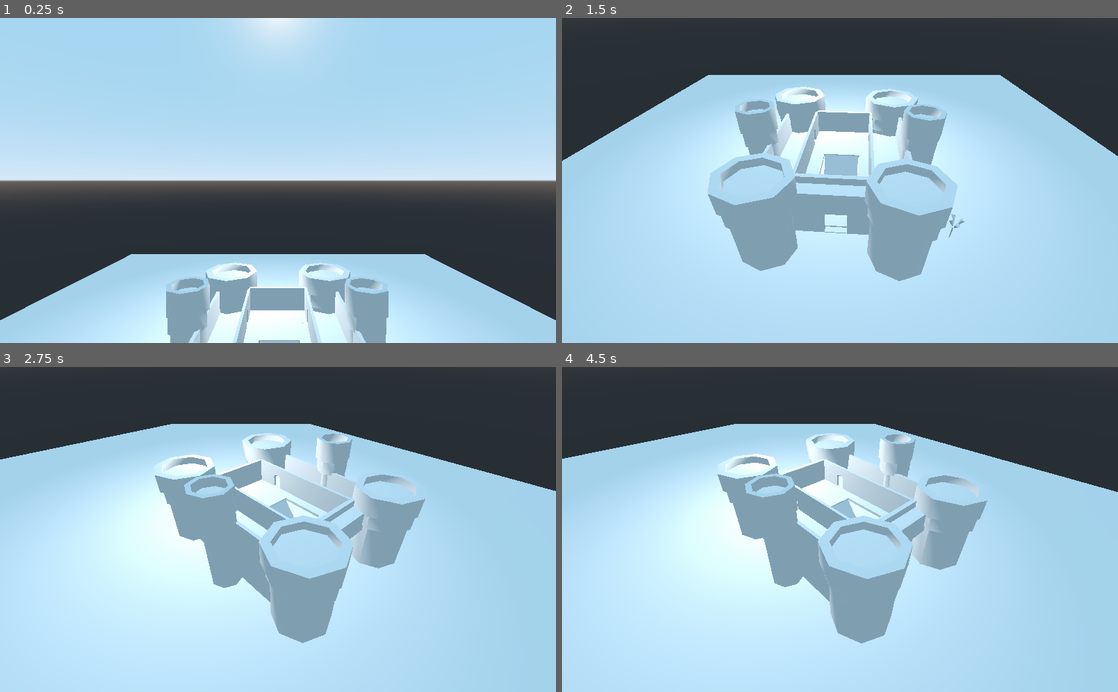
Above: before the commit, frames 1-4 (two rows, left to right).
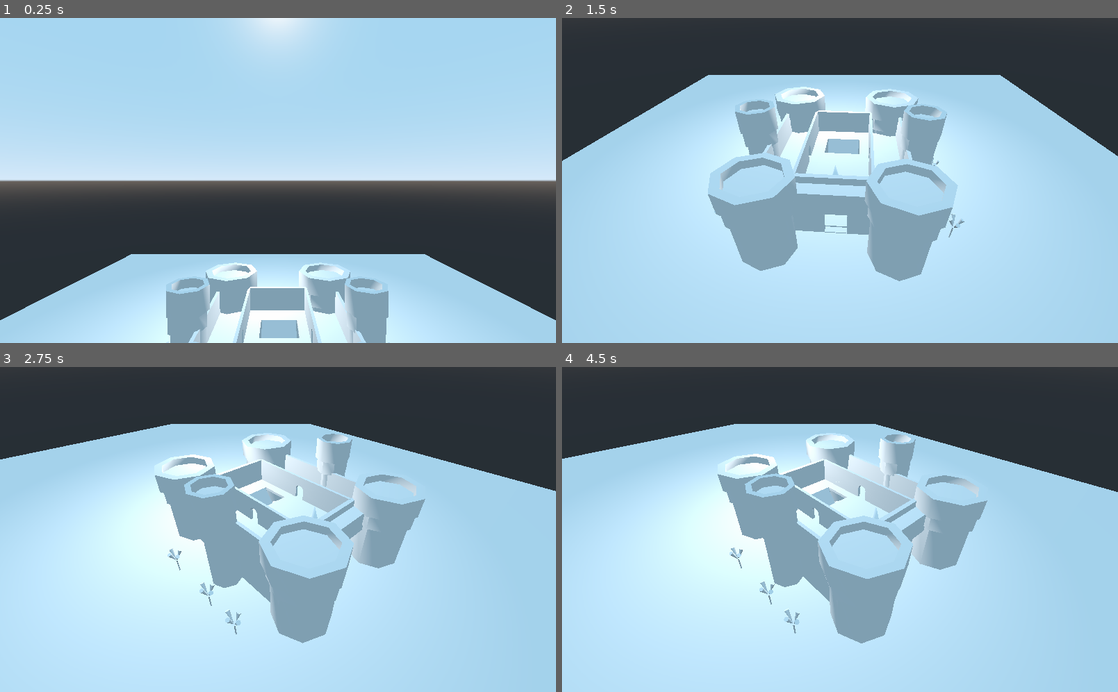
Above: after the commit, the same moments.

Repository: LCinder/EV
Game: Godot game, scene res://Scene.tscn
The game is run twice, just before and just after one commit, with the same random seed, the same clock (stepped at 60 frames per second) and the same inputs. This scene is started directly instead of the project's main scene.
Inputs:
- Up to frame 1 (0.25 s): no input
- Up to frame 2 (1.5 s): tap Enter at 0.5 s; hold Down (Down Camera) 0.53-1.28 s; tap Left (Left Camera) at 1.35 s
- Up to frame 3 (2.75 s): tap Space at 2 s; hold Right (Right Camera) from 2.03 s (still down)
- Up to frame 4 (4.5 s): release Right (Right Camera) at 2.78 s; tap Up (Up Camera) at 2.85 s; tap Enter at 3.5 s; hold Down (Down Camera) 3.53-4.28 s; tap Space at 4.25 s; tap Left (Left Camera) at 4.35 s

The runs differ from the first frame. In frame 1, 0.5% of the frame differs, in the area x 29-71%, y 89-100%; in frame 2, 0.7%, in the area x 27-68%, y 28-61%; in frame 3, 0.6%; in frame 4, 0.7%.

Commit message:
Practica 1 terminada

Diff:
--- a/Practicas/Practica 1/Castillo.tscn
+++ b/Practicas/Practica 1/Castillo.tscn
@@ -8,62 +8,65 @@
 height = 2.34265
 depth = 4.10064
 
-[node name="CSGBox" type="CSGBox" parent="."]
+[node name="_Castillo" type="CSGBox" parent="."]
 transform = Transform( 1, 0, 0, 0, 1, 0, 0, 0, 1, 0, 0.0460079, 0 )
 operation = 2
 width = 3.92001
 height = 2.2566
 depth = 3.82273
 
-[node name="Castillo3" type="CSGBox" parent="."]
+[node name="Planta1" type="CSGBox" parent="."]
 transform = Transform( 1, 0, 0, 0, 1, 0, 0, 0, 1, 0.0393642, 0.18197, 0.0165292 )
 width = 3.9865
 height = 0.0993205
 depth = 4.03504
 
-[node name="Castillo4" type="CSGBox" parent="Castillo3"]
-transform = Transform( 1, 0, 0, 0, 0.999999, 0, 0, 0, 1, 0.0149191, -0.0288824, 0.448414 )
+[node name="_Planta1" type="CSGBox" parent="Planta1"]
+transform = Transform( 1, 0, 0, 0, 0.999999, 0, 0, 0, 1, 0.0149191, -0.0288823, -0.851657 )
 operation = 2
 width = 1.16294
 height = 0.340467
-depth = 1.47247
+depth = 0.972242
 
-[node name="Castillo5" type="CSGBox" parent="."]
+[node name="ParteArriba" type="CSGBox" parent="."]
 transform = Transform( 1, 0, 0, 0, 1, 0, 0, 0, 1, 0, 1.25176, 0 )
 operation = 2
 width = 4.59132
 height = 0.268663
 depth = 4.69503
 
-[node name="CSGBox3" type="CSGBox" parent="."]
+[node name="ParedIzda" type="CSGBox" parent="."]
 transform = Transform( -4.37115e-08, 0, 1, 0, 1, 0, -1, 0, -4.37115e-08, -0.988185, 0.671225, 0.00287689 )
 width = 3.85259
 height = 0.901122
 depth = 0.0845502
 
-[node name="Entrada" parent="CSGBox3" instance=ExtResource( 1 )]
-transform = Transform( 0.2, 0, -8.88178e-16, 0, 0.2, 0, 2.66454e-15, 0, 0.2, 1.04844, -0.0678207, -0.00947249 )
+[node name="Entrada" parent="ParedIzda" instance=ExtResource( 1 )]
+transform = Transform( 0.2, 0, -1.33227e-15, 0, 0.2, 0, 2.66454e-15, 0, 0.137668, -0.0373885, -0.0678207, -0.00947249 )
 
-[node name="CSGBox4" type="CSGBox" parent="."]
+[node name="ParedDrcha" type="CSGBox" parent="."]
 transform = Transform( -4.37115e-08, 0, 1, 0, 1, 0, -1, 0, -4.37115e-08, 0.988, 0.671, 0.003 )
 width = 3.85259
 height = 0.901122
 depth = 0.0845502
 
-[node name="Entrada" parent="CSGBox4" instance=ExtResource( 1 )]
-transform = Transform( 0.2, 0, -8.88178e-16, 0, 0.2, 0, 2.66454e-15, 0, 0.2, 1.04844, -0.0678207, -0.00947249 )
+[node name="Entrada" parent="ParedDrcha" instance=ExtResource( 1 )]
+transform = Transform( 0.2, 0, -8.88178e-16, 0, 0.2, 0, 2.66454e-15, 0, 0.2, -0.0373885, -0.0678207, -0.00947255 )
 
-[node name="CSGSphere" parent="." instance=ExtResource( 1 )]
+[node name="Entrada" parent="." instance=ExtResource( 1 )]
 transform = Transform( 0.4, 0, 0, 0, 0.4, 0, 0, 0, 0.4, 0.0603372, -0.324977, 1.98338 )
 
-[node name="CSGBox2" type="CSGBox" parent="."]
-transform = Transform( 1, 0, 0, 0, 1, 0, 0, 0, 1, 0.0497651, -0.194693, 0.431241 )
+[node name="Entrada2" parent="." instance=ExtResource( 1 )]
+transform = Transform( 0.2, 0, 0, 0, 0.2, 0, 0, 0, 0.2, 0.0392828, 0.666473, 1.97728 )
+
+[node name="Escaleras" type="CSGBox" parent="."]
+transform = Transform( 1, 0, 0, 0, 1, 0, 0, 0, 1, 0.0497651, 0.606639, -0.593206 )
 width = 1.10385
-height = 0.828995
-depth = 2.91176
+height = 3.51692
+depth = 1.45438
 
-[node name="CSGBox2" type="CSGBox" parent="CSGBox2"]
-transform = Transform( 1, 0, 0, 0, 0.823355, 0.567528, 0, -0.567528, 0.823355, 0, 1.19057, 0.714935 )
+[node name="_Escaleras" type="CSGBox" parent="Escaleras"]
+transform = Transform( 1, 0, 0, 0, 0.823355, 0.567528, 0, -0.567528, 0.823355, 0, 0.653255, 0.534298 )
 operation = 2
 width = 1.22862
 height = 4.4347
--- a/Practicas/Practica 1/Scene.tscn
+++ b/Practicas/Practica 1/Scene.tscn
@@ -39,6 +39,21 @@
 [node name="Palmera" parent="." instance=ExtResource( 3 )]
 transform = Transform( 0.402039, 0, 0, 0, 0.402039, 0, 0, 0, 0.402039, 16.3686, 1.33547, 9.94581 )
 
+[node name="Palmera6" parent="." instance=ExtResource( 3 )]
+transform = Transform( 0.402039, 0, 0, 0, 0.402039, 0, 0, 0, 0.402039, -16.369, 1.335, 9.946 )
+
+[node name="Palmera2" parent="." instance=ExtResource( 3 )]
+transform = Transform( 0.402039, 0, 0, 0, 0.402039, 0, 0, 0, 0.402039, 16.3686, 1.33547, 4.40159 )
+
+[node name="Palmera5" parent="." instance=ExtResource( 3 )]
+transform = Transform( 0.402039, 0, 0, 0, 0.402039, 0, 0, 0, 0.402039, -16.369, 1.335, 4.402 )
+
+[node name="Palmera3" parent="." instance=ExtResource( 3 )]
+transform = Transform( 0.402039, 0, 0, 0, 0.402039, 0, 0, 0, 0.402039, 16.3686, 1.33547, -4.3669 )
+
+[node name="Palmera4" parent="." instance=ExtResource( 3 )]
+transform = Transform( 0.402039, 0, 0, 0, 0.402039, 0, 0, 0, 0.402039, -16.369, 1.335, -4.367 )
+
 [node name="Isla" type="CSGBox" parent="."]
 transform = Transform( 1, 0, 0, 0, 1, 0, 0, 0, 1, 0, 0, -0.177153 )
 width = 114.185
@@ -49,3 +64,8 @@
 transform = Transform( 1, 0, 0, 0, 1, 0, 0, 0, 1, 0, 7.59893, 11.4456 )
 width = 13.1551
 height = 3.20947
+
+[node name="Escultura" type="CSGCylinder" parent="."]
+transform = Transform( 1, 0, 0, 0, 1, 0, 0, 0, 1, -0.023694, 8.17198, 7.35996 )
+height = 3.72897
+cone = true
